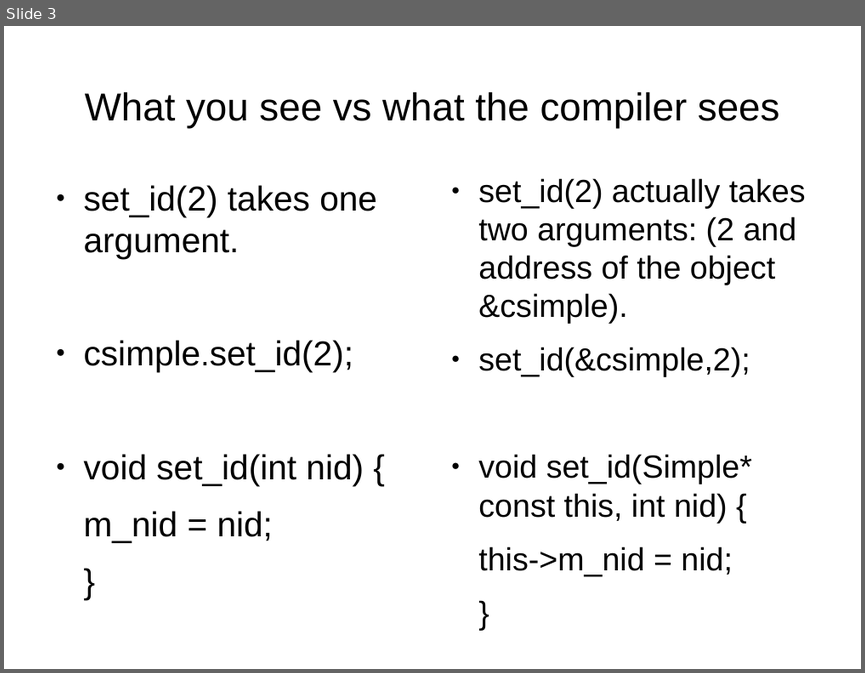
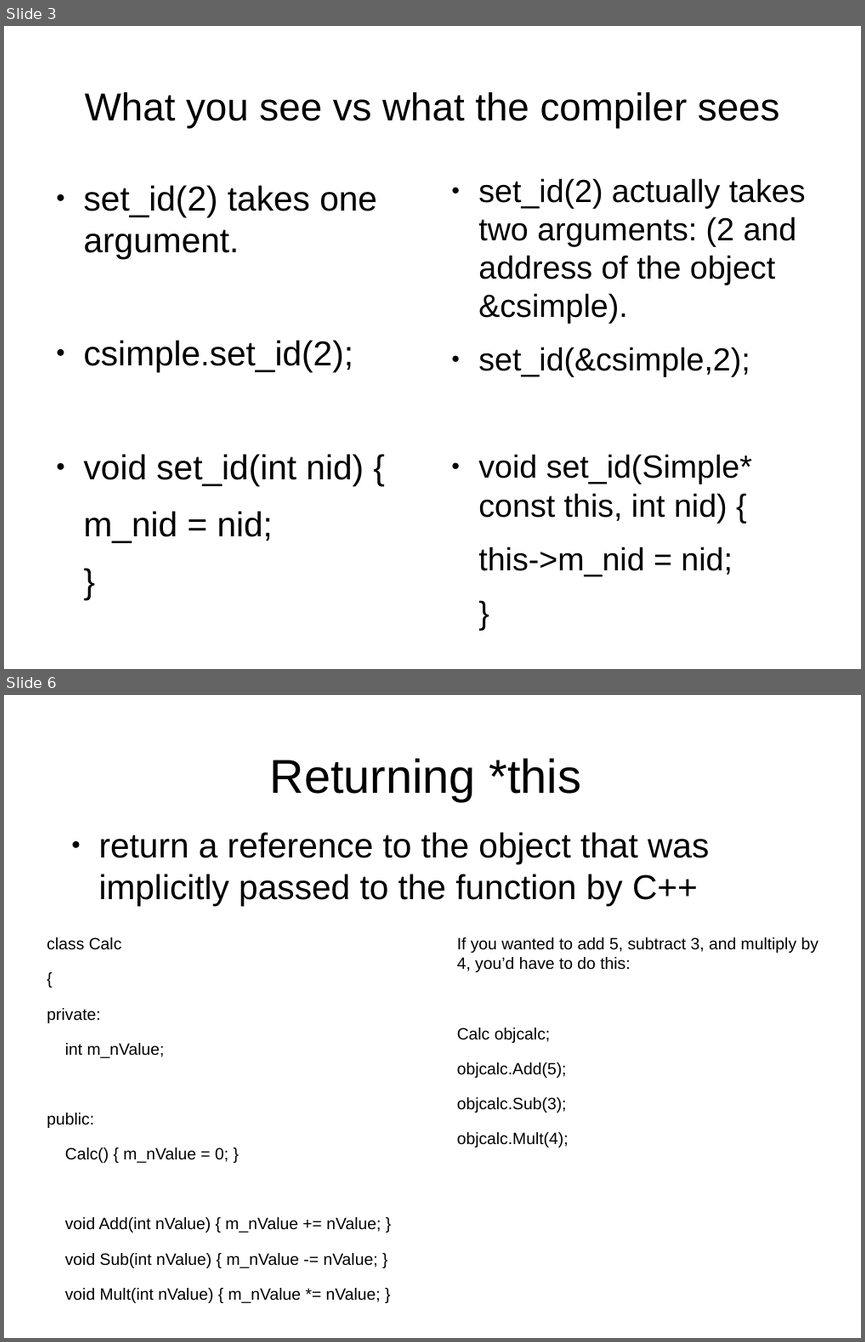
Before and after one commit to kks32/cpp-software-development, a slide deck: Ex8_Pointers_III/Ex8_Pointers-III.odp. Shown one above the other, each under a label of ours: slide 3 before the commit, slides 3 and 6 after it; the slides between them are not shown. The pictures are 865x673 and 865x1342 pixels, drawn with LibreOffice and Linux fonts; fonts in the diff are those of the drawing. Boxes give left, top, right and bottom in pixels: in the first picture for what was removed or moved away, otherwise in the second. Text is boxed around its words. In the diff, an @@ line names an element or a change of style, - is before the commit and + after.

Commit message:
Reference

```diff
--- a/Ex8_Pointers_III/Ex8_Pointers-III.odp
+++ b/Ex8_Pointers_III/Ex8_Pointers-III.odp
@@ slide 6 added at (4,695,861,1338), background #FFFFFF @@
@@ title added at (270,758,581,801), 44 pt, text #000000 @@
+Returning *this
@@ text added at (99,832,709,906), 32 pt, text #000000 @@
+● return a reference to the object that was implicitly passed to the function by C++
@@ text added at (46,937,381,1303), 15.2 pt, text #000000 @@
+class Calc
+{
+private:
+int m_nValue;
+public:
+Calc() { m_nValue = 0; }
+void Add(int nValue) { m_nValue += nValue; }
+void Sub(int nValue) { m_nValue -= nValue; }
+void Mult(int nValue) { m_nValue *= nValue; }
+int GetValue() { return m_nValue; }
+};
@@ text added at (457,937,818,1147), 15.2 pt, text #000000 @@
+If you wanted to add 5, subtract 3, and multiply by 4, you’d have to do this:
+Calc objcalc;
+objcalc.Add(5);
+objcalc.Sub(3);
+objcalc.Mult(4);
```
Also in this commit, not shown: 1 slide changed, 3 other slides added, 1 other file.
